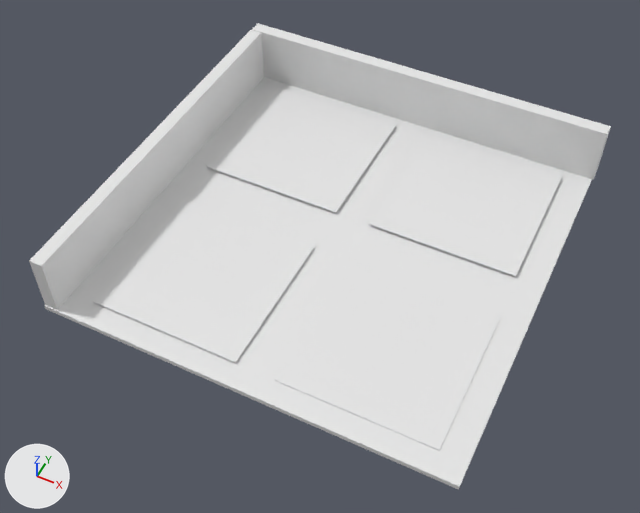
Before and after pictures for a commit that changed the glTF model factory-ui/public/models/pre-defined-models/floor/floor(2x2).glb.
Rendered twice from a 50 mm lens placed at (4.52, -10.73, 12.75), pointed at (-0.52, -0.65, 0.16). Lighting does not change. The marker at lower left points along +X, +Y and +Z. The older version comes first. Where no turn or scale is listed for an object, it has been applied to the vertices.
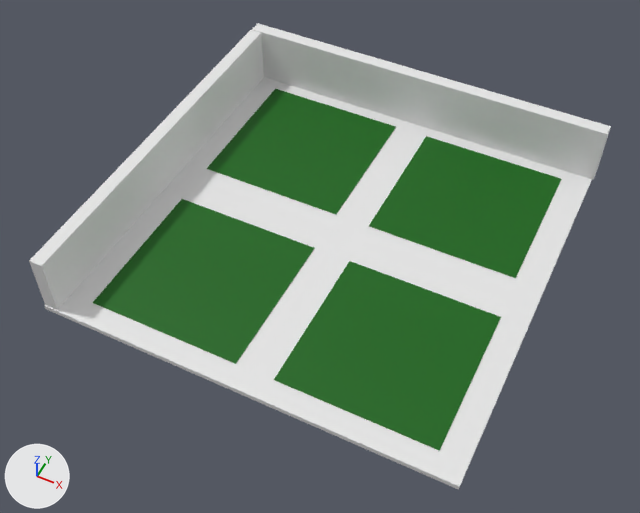
What changed in the scene script:
```text
Add mat_material_006:
    mat_material_006 = principled_material('Material.006')
    mat_material_006.base_color = (0.000304, 0.127, 0.0)  # dark green #016400
Add mat_material_004:
    mat_material_004 = principled_material('Material.004')
    mat_material_004.base_color = (0.000304, 0.127, 0.0)  # dark green #016400
Add mat_material_003:
    mat_material_003 = principled_material('Material.003')
    mat_material_003.base_color = (0.000304, 0.127, 0.0)  # dark green #016400
Add mat_material_005:
    mat_material_005 = principled_material('Material.005')
    mat_material_005.base_color = (0.000304, 0.127, 0.0)  # dark green #016400
Change me_cube_026:
    where me_cube_026.from_pydata(...)  # 8 vertices, 12 faces; spans x -1.5..1.5, y -1.5..1.5, z -0.01..0.01
    add me_cube_026.materials.append(mat_material_005)  # dark green #016400
Change me_cube_027:
    where me_cube_027.from_pydata(...)  # 8 vertices, 12 faces; spans x -1.5..1.5, y -1.5..1.5, z -0.01..0.01
    add me_cube_027.materials.append(mat_material_003)  # dark green #016400
Change me_cube_028:
    where me_cube_028.from_pydata(...)  # 8 vertices, 12 faces; spans x -1.5..1.5, y -1.5..1.5, z -0.01..0.01
    add me_cube_028.materials.append(mat_material_004)  # dark green #016400
Change me_cube_029:
    where me_cube_029.from_pydata(...)  # 8 vertices, 12 faces; spans x -1.5..1.5, y -1.5..1.5, z -0.01..0.01
    add me_cube_029.materials.append(mat_material_006)  # dark green #016400
Change ob_cube_004:
    ob_cube_004.location: (1.47, 2.0, 0.2) -> (1.47, 2.0, 0.15)
Change ob_cube_005:
    ob_cube_005.location: (-2.24, 2.0, 0.2) -> (-2.24, 2.0, 0.15)
Change ob_cube_006:
    ob_cube_006.location: (-2.21, -2.0, 0.18) -> (-2.21, -2.0, 0.15)
```

Location of each change, (x1, y1, x2, y2) in pixels of the pictures (640 x 513 px):
'Cube.003', recoloured (white to dark green)
    both: (274, 261, 501, 451)
'Cube.006', recoloured, moved
    before: (92, 198, 314, 363)
    after: (93, 199, 314, 364)
'Cube.004', recoloured, moved
    before: (369, 134, 562, 276)
    after: (369, 136, 561, 278)
'Cube.005', recoloured, moved
    before: (207, 87, 396, 213)
    after: (207, 89, 396, 214)
